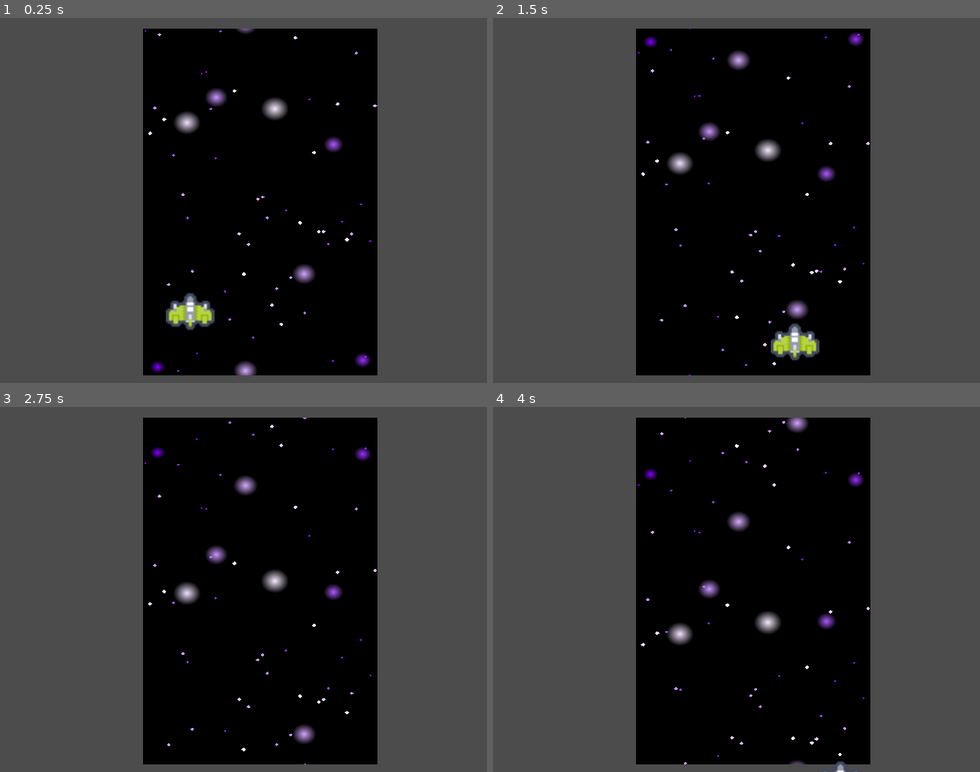
Above: before the commit, frames 1-4 (two rows, left to right).
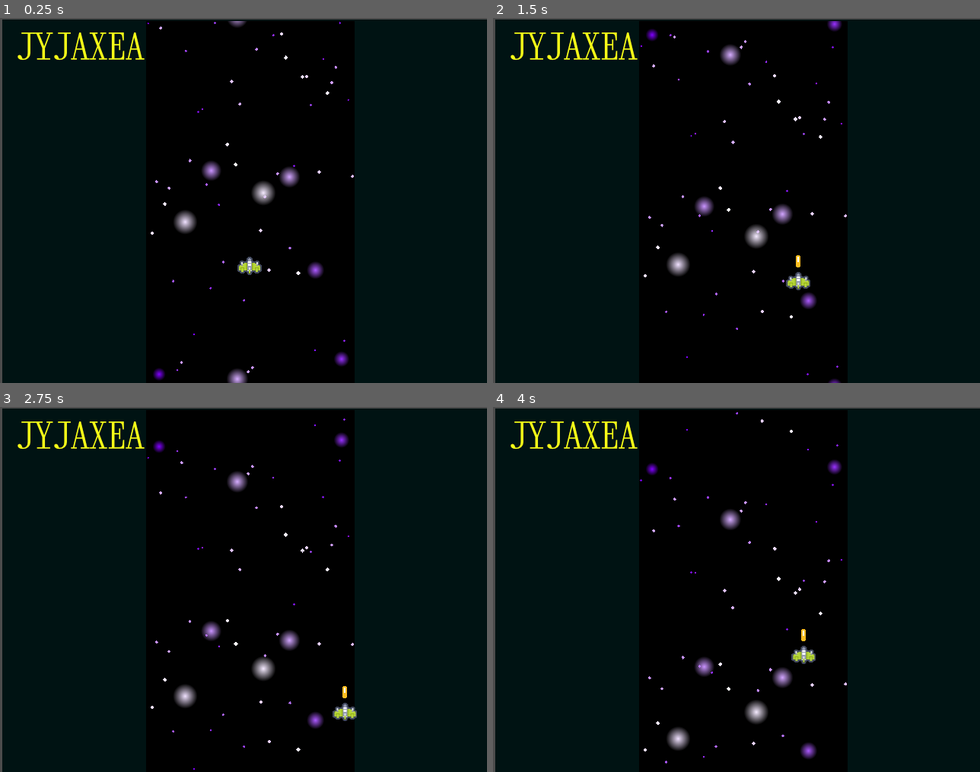
Above: after the commit, the same moments.

Repository: discolingua/jyjaxea
Game: Godot game, scene res://Scenes/GameWorld.tscn
The game is run twice, just before and just after one commit, with the same random seed, the same clock (stepped at 60 frames per second) and the same inputs.
Inputs:
- Up to frame 1 (0.25 s): no input
- Up to frame 2 (1.5 s): tap Enter (ui_accept) at 0.5, 0.6, 0.77, 1.07, 1.35 s; hold Right (ui_right) 0.53-1.28 s; hold Down (ui_down) from 1.28 s (still down)
- Up to frame 3 (2.75 s): tap Enter (ui_accept) at 1.52, 1.82, 2.1 s; release Down (ui_down) at 2.03 s; hold Right (ui_right) from 2.03 s (still down)
- Up to frame 4 (4 s): release Right (ui_right) at 2.78 s; hold Up (ui_up) 2.78-3.53 s; tap Enter (ui_accept) at 2.85, 3.02, 3.32, 3.6, 3.77 s; hold Left (ui_left) from 3.53 s (still down)

The runs differ from the first frame. In frame 1, 57% of the frame differs, in the area x 0-100%, y 0-100%; in frame 2, 57%; in frame 3, 56%; in frame 4, 56%.

Commit message:
weapon as a child object works

Diff:
--- /dev/null
+++ b/Scenes/Bullet.tscn
@@ -0,0 +1,17 @@
+[gd_scene load_steps=4 format=2]
+
+[ext_resource path="res://images/tile_0000.png" type="Texture" id=1]
+[ext_resource path="res://Scripts/Bullet.gd" type="Script" id=2]
+
+[sub_resource type="CapsuleShape2D" id=1]
+radius = 4.0
+height = 6.0
+
+[node name="Bullet" type="Area2D"]
+script = ExtResource( 2 )
+
+[node name="BulletSprite" type="Sprite" parent="."]
+texture = ExtResource( 1 )
+
+[node name="BulletHitbox" type="CollisionShape2D" parent="."]
+shape = SubResource( 1 )
--- a/Scenes/GameWorld.tscn
+++ b/Scenes/GameWorld.tscn
@@ -1,6 +1,7 @@
-[gd_scene load_steps=6 format=2]
+[gd_scene load_steps=7 format=2]
 
 [ext_resource path="res://Scenes/Player.tscn" type="PackedScene" id=1]
+[ext_resource path="res://images/jyjaxea-title.png" type="Texture" id=2]
 
 [sub_resource type="Shader" id=1]
 resource_name = "StarfieldShader"
@@ -41,7 +42,7 @@
 // Alternatively you can comment out the below line and add a new uniform above as:
 // uniform float time = 10000.0;
 // You can then update the time uniform from your _physics_process function by adding or subtracting delta. You can also pause the scrolling by not changing the time uniform.
-	float time = 10000.0 + TIME;
+	float time = 20000.0 + TIME;
 
 // Comment out the following two lines if you are not applying the shader to a TextureRect:
 // COLOR = texture(TEXTURE,UV); // This line is only required if you are using a version of Godot before 4.0.
@@ -130,19 +131,23 @@
 shader_param/additional_scroll_speed = 0.05
 
 [sub_resource type="RectangleShape2D" id=3]
-extents = Vector2( 45, 117.5 )
+extents = Vector2( 94.5, 238 )
 
 [sub_resource type="RectangleShape2D" id=4]
-extents = Vector2( 34.5, 118 )
+extents = Vector2( 87.75, 244.5 )
 
 [node name="GameWorld" type="Node2D"]
 
+[node name="BackgroundBezel" type="Sprite" parent="."]
+position = Vector2( 323, 242 )
+texture = ExtResource( 2 )
+
 [node name="BackgroundShader" type="ColorRect" parent="."]
 material = SubResource( 2 )
-margin_left = 94.0
-margin_top = 235.0
-margin_right = 322.0
-margin_bottom = 389.0
+margin_left = 192.0
+margin_top = 480.0
+margin_right = 668.0
+margin_bottom = 754.0
 rect_rotation = -90.0
 color = Color( 0, 0, 0, 1 )
 __meta__ = {
@@ -150,26 +155,26 @@
 }
 
 [node name="LeftBumper" type="StaticBody2D" parent="."]
+visible = false
 __meta__ = {
 "_edit_group_": true,
 "_edit_lock_": true
 }
 
 [node name="CollisionShape2D" type="CollisionShape2D" parent="LeftBumper"]
-position = Vector2( 47, 120.5 )
+position = Vector2( 96.5, 241 )
 shape = SubResource( 3 )
 
 [node name="RightBumper" type="StaticBody2D" parent="."]
+visible = false
 __meta__ = {
 "_edit_group_": true,
 "_edit_lock_": true
 }
 
 [node name="CollisionShape2D" type="CollisionShape2D" parent="RightBumper"]
-position = Vector2( 282.5, 120 )
+position = Vector2( 551.75, 243.5 )
 shape = SubResource( 4 )
 
-[node name="Node2D" type="Node2D" parent="RightBumper"]
-
-[node name="Player" parent="RightBumper/Node2D" instance=ExtResource( 1 )]
-position = Vector2( 125, 193 )
+[node name="Player" parent="." instance=ExtResource( 1 )]
+position = Vector2( 328, 326 )
--- a/Scenes/Player.tscn
+++ b/Scenes/Player.tscn
@@ -1,10 +1,11 @@
-[gd_scene load_steps=4 format=2]
+[gd_scene load_steps=5 format=2]
 
 [ext_resource path="res://Scripts/Player.gd" type="Script" id=1]
 [ext_resource path="res://images/kenney_ship_0002.png" type="Texture" id=2]
+[ext_resource path="res://Scenes/Weapon.tscn" type="PackedScene" id=3]
 
 [sub_resource type="RectangleShape2D" id=1]
-extents = Vector2( 14.5, 8.5 )
+extents = Vector2( 10.5, 4.75 )
 
 [node name="Player" type="KinematicBody2D"]
 script = ExtResource( 1 )
@@ -13,5 +14,8 @@
 texture = ExtResource( 2 )
 
 [node name="CollisionShape2D" type="CollisionShape2D" parent="."]
-position = Vector2( 2.5, 1.5 )
+position = Vector2( 0, 2.25 )
 shape = SubResource( 1 )
+
+[node name="Weapon" parent="." instance=ExtResource( 3 )]
+position = Vector2( 0, -13 )
--- /dev/null
+++ b/Scenes/Weapon.tscn
@@ -0,0 +1,12 @@
+[gd_scene load_steps=3 format=2]
+
+[ext_resource path="res://Scripts/Weapon.gd" type="Script" id=1]
+
+[sub_resource type="RectangleShape2D" id=1]
+extents = Vector2( 3, 4 )
+
+[node name="Weapon" type="Area2D"]
+script = ExtResource( 1 )
+
+[node name="CollisionShape2D" type="CollisionShape2D" parent="."]
+shape = SubResource( 1 )
--- /dev/null
+++ b/Scripts/Bullet.gd
@@ -0,0 +1,13 @@
+extends Area2D
+
+class_name Bullet
+
+const SPEED = 50
+
+var velocity : Vector2 = Vector2(0,SPEED * -1)
+
+func _ready():
+	print("bullet ready")
+
+func _physics_process(_delta) -> void:
+	pass
--- a/Scripts/Player.gd
+++ b/Scripts/Player.gd
@@ -21,8 +21,10 @@
 		STATES.MOVING: movingState(delta)
 
 
+
 func idleState(delta) -> void:
 	var _i = readMovement()
+	readButtons()
 	if _i != Vector2.ZERO:
 		state = STATES.MOVING
 	else:
@@ -31,11 +33,20 @@
 
 func movingState(delta) -> void:
 	var _i = readMovement()
+	readButtons()
 	if _i != Vector2.ZERO:
 		lastVelocity = _i
 		velocity = move_and_slide(_i * MAX_SPEED)
 	else:
 		velocity = velocity.move_toward(Vector2.ZERO, delta)
+
+
+func readButtons() -> void:
+	if Input.is_action_just_pressed("ui_accept"):
+		for child in get_children():
+			if child.has_method("shoot"):
+				child.shoot()
+
 
 
 func readMovement() -> Vector2:
--- /dev/null
+++ b/Scripts/Weapon.gd
@@ -0,0 +1,20 @@
+# generic weapon interface to attach to ships
+extends Area2D
+
+class_name Weapon
+
+const Bullet = preload("res://Scenes/Bullet.tscn")
+
+const SHOT_SPEED = 100
+
+var velocity : Vector2 = Vector2.ZERO
+
+func _ready():
+	print("weapon ready")
+
+
+func shoot() -> void:
+	# print("shot fired")
+	var _bulletInstance = Bullet.instance()
+	_bulletInstance.position = self.position
+	add_child(_bulletInstance)
--- a/project.godot
+++ b/project.godot
@@ -9,6 +9,11 @@
 config_version=4
 
 _global_script_classes=[ {
+"base": "Area2D",
+"class": "Bullet",
+"language": "GDScript",
+"path": "res://Scripts/Bullet.gd"
+}, {
 "base": "KinematicBody2D",
 "class": "Mob",
 "language": "GDScript",
@@ -18,22 +23,28 @@
 "class": "Player",
 "language": "GDScript",
 "path": "res://Scripts/Player.gd"
+}, {
+"base": "Area2D",
+"class": "Weapon",
+"language": "GDScript",
+"path": "res://Scripts/Weapon.gd"
 } ]
 _global_script_class_icons={
+"Bullet": "",
 "Mob": "",
-"Player": ""
+"Player": "",
+"Weapon": ""
 }
 
 [application]
 
 config/name="Inherit-test"
 run/main_scene="res://Scenes/GameWorld.tscn"
-config/icon="res://icon.png"
 
 [display]
 
-window/size/width=320
-window/size/height=240
+window/size/width=640
+window/size/height=480
 window/size/resizable=false
 window/size/test_width=640
 window/size/test_height=480
Not shown, removed: .mono/metadata/ide_messaging_meta.txt
Binary file changed: icon.png
Binary file removed: images/horse1_61.png
Binary file added: images/jyjaxea-title.png
Not shown, changed: images/jyjaxea-title.png.import
Binary file added: images/tile_0000.png
Not shown, added: images/tile_0000.png.import
